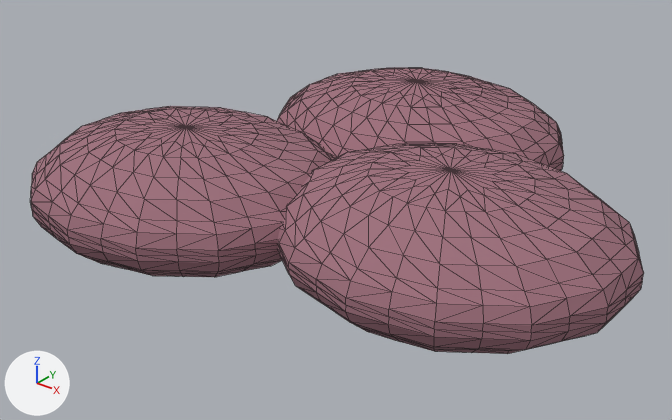
Two versions of the glTF model assets/models/p_cushions.glb, one commit apart.
The view is the same before and after, from a 50 mm camera at (1.032, -0.917, 0.752) aimed at (0.181, 0.146, 0.093). Every picture has the same lights, and +X, +Y and +Z are marked at lower left. The older version comes first. Mesh edges are drawn as thin lines. Vertices at exactly the same position are counted once.

The first picture shows 'cushions'.
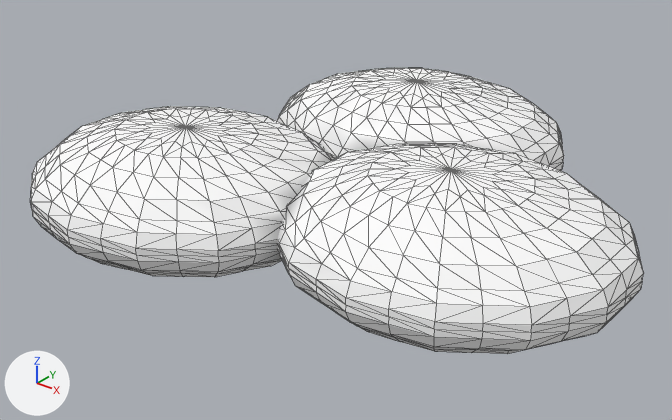
Location of each change, [x1, y1, x2, y2] in pixels of the pictures (672 x 420 px):
'cushions', recoloured, surface changed (lighter)
    both: [31, 68, 644, 354]
part 1 of me_sphere, recoloured (lighter)
    both: [137, 84, 564, 311]

The change, as a list of edits to the scene's bpy script:
```text
Change mat_cushions:
    remove n2 = _N.new('ShaderNodeMix'); n2.name = 'Mix'
    remove n2.data_type = 'RGBA'
    remove n2.blend_type = 'MULTIPLY'
    remove n2.inputs[0].default_value = 1.0  # 'Factor'
    remove n2.inputs[7].default_value = (0.34, 0.16, 0.2, 1.0)  # 'B', purple #9e6f7c
    where n0 = _N.new('ShaderNodeBsdfPrincipled'); n0.name = 'Principled BSDF'
    where n3 = _N.new('ShaderNodeVertexColor'); n3.name = 'Color Attribute'
    remove _L.new(n2.outputs[2], n0.inputs[0])  # 'Result' to 'Base Color'
    remove _L.new(n3.outputs[0], n2.inputs[6])  # 'Color' to 'A'
    add _L.new(n3.outputs[0], n0.inputs[0])  # 'Color' to 'Base Color'
Change me_sphere:
    where me_sphere.from_pydata(...)  # 1266 vertices, 2520 faces; spans x -0.262..0.686, y -0.236..0.634, z 0.036..0.244
    used by ob_cushions; location = (0.0, 0.0, 0.0)
    me_sphere part 1: 871 kept faces spanning x -0.21..0.625, y -0.21..0.453, z 0.047..0.237 get new vertex colours
```
